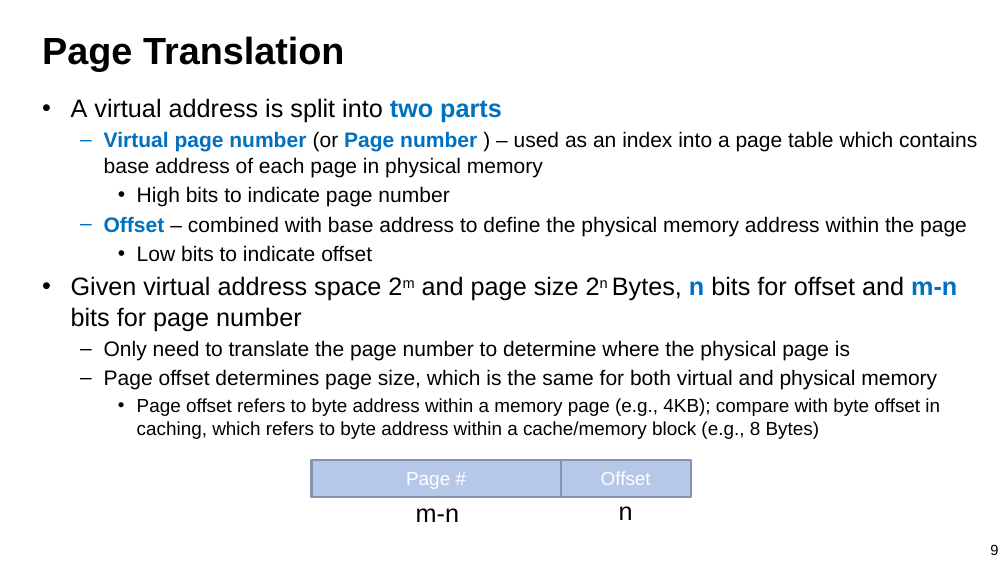
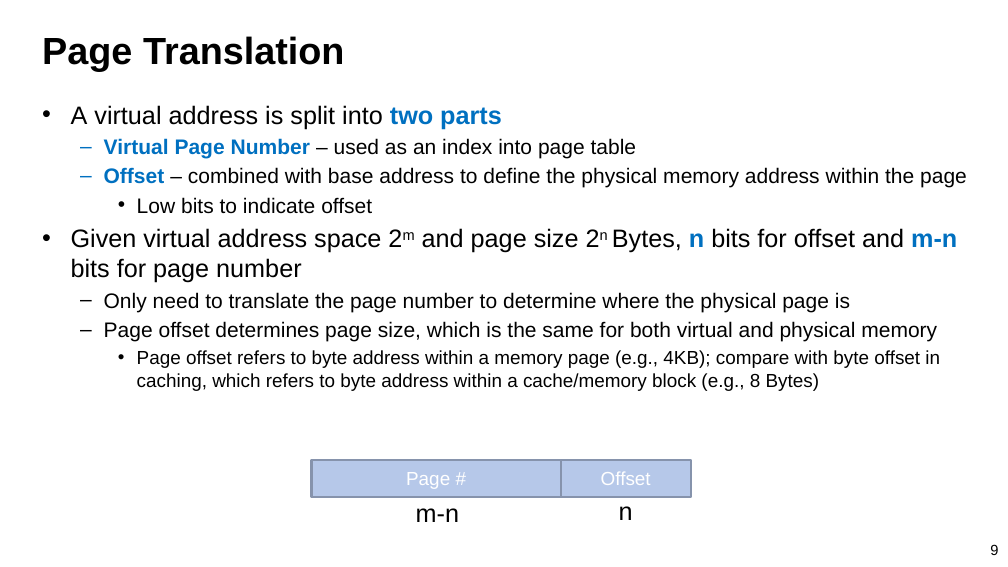
Before and after one commit to guhofstra/CSC256Fa25, a slide deck: slide 9 of PPTs/L8-Memory System II Paging.pptx. Drawn at 1008x567 pixels with LibreOffice and Linux fonts; fonts in the diff are those of the drawing. Boxes give left, top, right and bottom in pixels: in the first picture for what was removed or moved away, otherwise in the second. Text is boxed around its words. In the diff, an @@ line names an element or a change of style, - is before the commit and + after.

```diff
--- a/PPTs/L8-Memory System II Paging.pptx
+++ b/PPTs/L8-Memory System II Paging.pptx
@@ text "A virtual address is split ...": place and size @@
-text "A virtual address is split ..." at (71, 98, 977, 439)
+text "A virtual address is split ..." at (71, 105, 967, 391)
@@ text at (104, 138, 637, 158): text changed @@
-  – Virtual page number (or Page number ) – used as an index into a page table which contains base address of each page in physical memory
-    • High bits to indicate page number
+  – Virtual Page Number – used as an index into page table
```
Also in this commit, not shown: 1 other slide changed, 2 other files.
